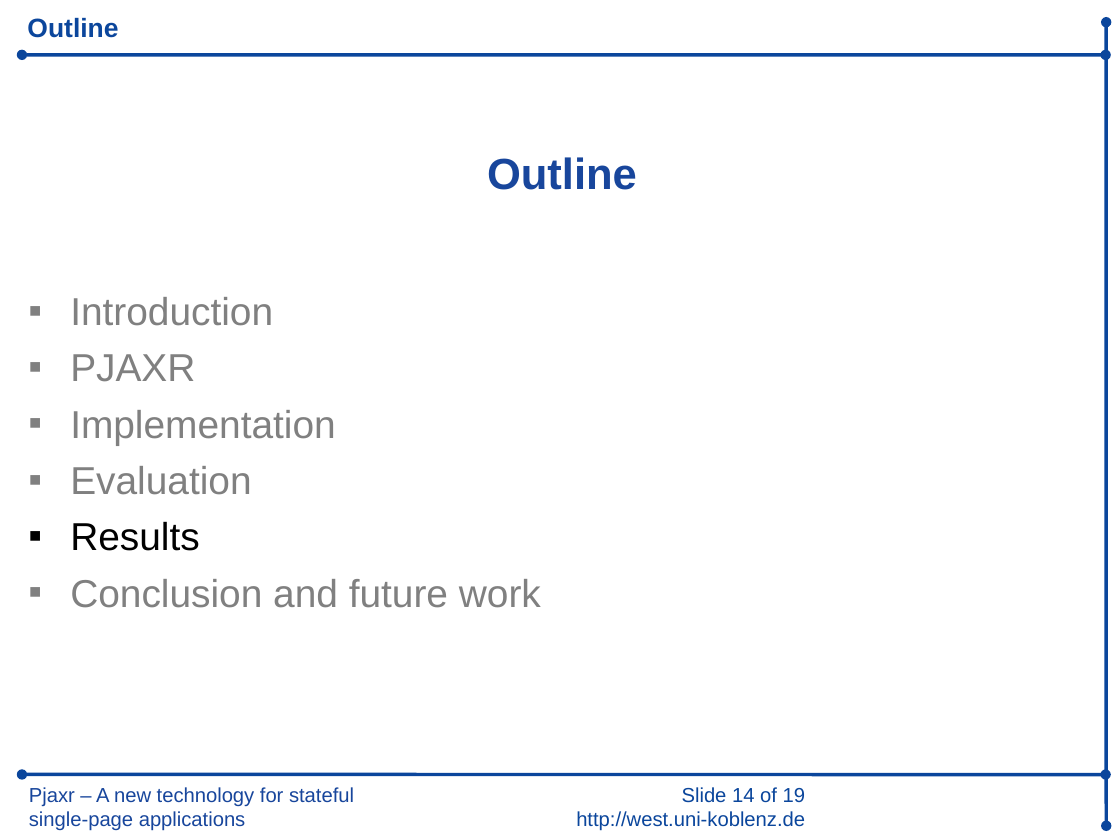
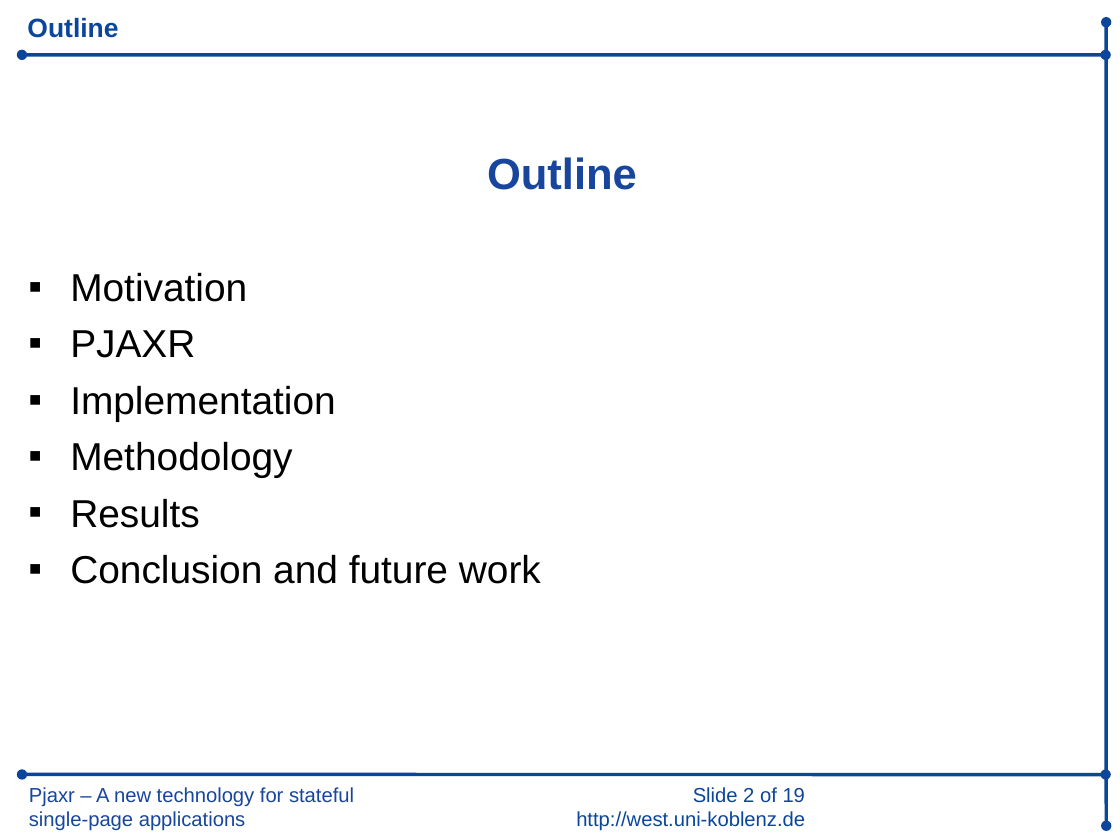
Before and after one commit to iekadou/bachelor-thesis, a slide deck: slide 2 of colloquium/colloquium.ppt (slide 14 before the commit). Drawn at 1120x840 pixels with LibreOffice and Linux fonts; fonts in the diff are those of the drawing; background and template pictures are left out. Boxes give left, top, right and bottom in pixels: in the first picture for what was removed or moved away, otherwise in the second. Text is boxed around its words. In the diff, an @@ line names an element or a change of style, - is before the commit and + after.

```diff
--- a/colloquium/colloquium.ppt
+++ b/colloquium/colloquium.ppt
@@ text "Motivation": place and size @@
-text "Motivation" at (70,297,541,608)
+text "Motivation" at (70,272,541,584)
@@ text at (70,272,247,302): text changed; text colour #808080 to #000000 @@
-▪ Introduction
+▪ Motivation
@@ text at (70,330,541,584): text colour #808080 to #000000 in "PJAXR", "Implementation", "Conclusion and future work"; bullet colour #808080 to #000000 @@
@@ text at (70,441,292,477): text changed; text colour #808080 to #000000 @@
-▪ Evaluation
+▪ Methodology
@@ text at (576,787,805,831): text changed @@
-Slide 14 of 19
-http://west.uni-koblenz.de
+Slide 2 of 19
+http://west.uni-koblenz.de
```
Also in this commit, not shown: 13 other slides changed, 3 slides added, 1 slide removed, 2 other files.
